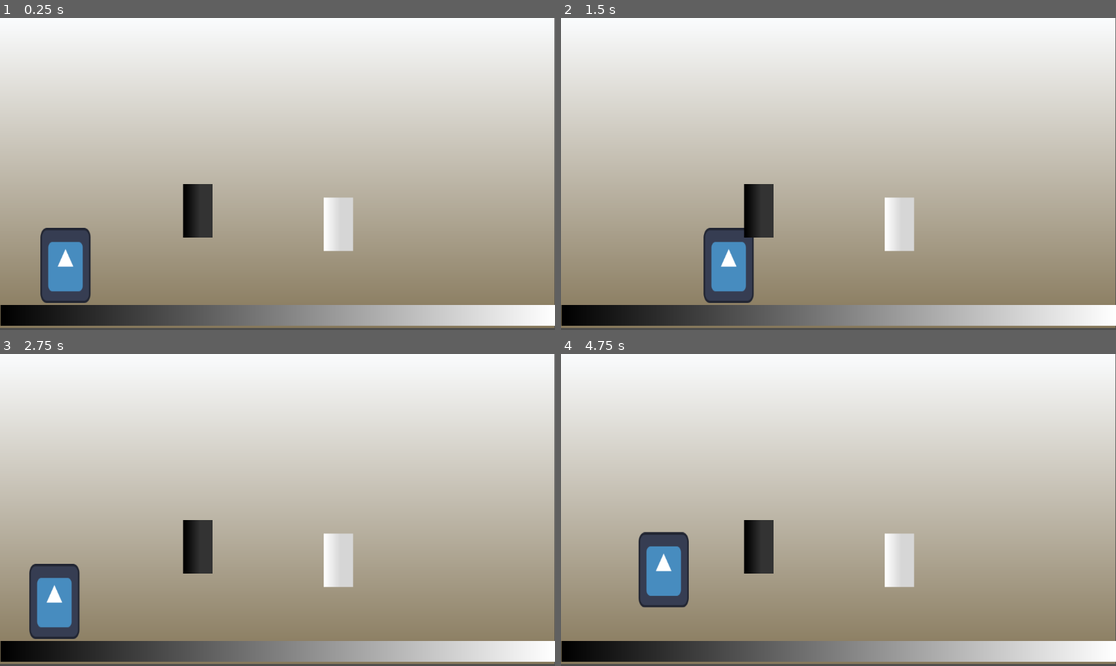
Above: before the commit, frames 1-4 (two rows, left to right).
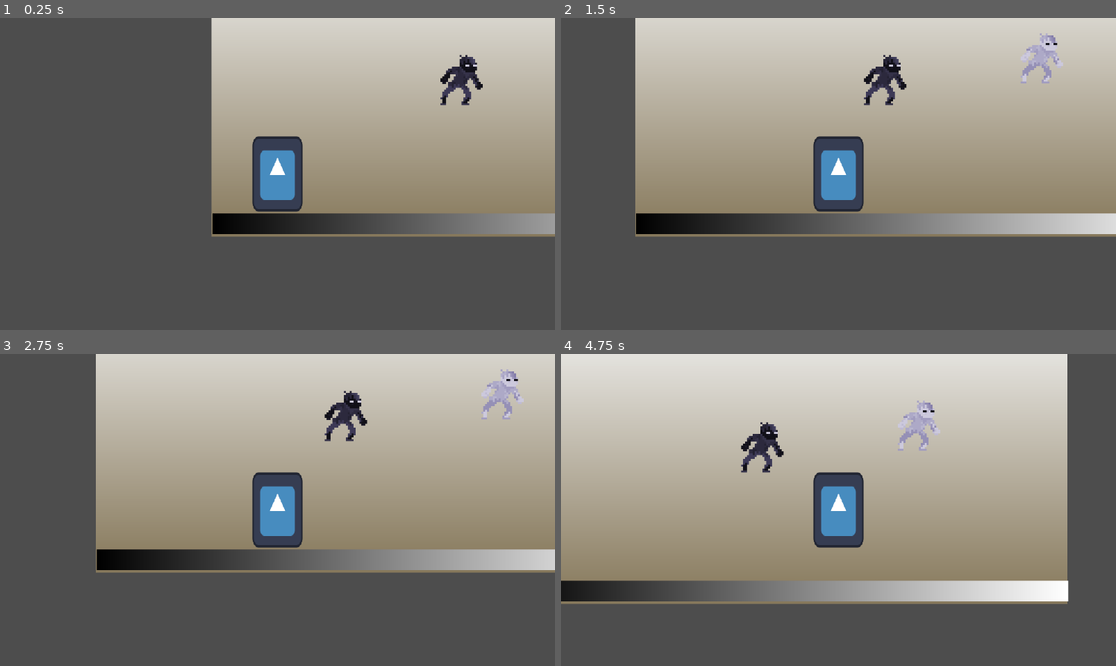
Above: after the commit, the same moments.

Repository: hugoc7/AbyssGameJam
Game: Godot game, scene res://levels/level1.tscn
Two runs of this game, one before a commit and one after it. Both use one fixed random seed, a clock stepped at 60 frames per second and the inputs below. The engine's default icon, where the game draws it, is replaced by a stand-in: a white triangle on a blue panel in a dark square.
Inputs:
- Up to frame 1 (0.25 s): no input
- Up to frame 2 (1.5 s): tap Enter (ui_accept) at 0.5, 0.77 s; hold Right (ui_right) from 0.53 s (still down)
- Up to frame 3 (2.75 s): tap Enter (ui_accept) at 1.52 s; release Right (ui_right) at 2.03 s; hold Left (ui_left) from 2.03 s (still down)
- Up to frame 4 (4.75 s): release Left (ui_left) at 2.78 s; hold Right (ui_right) 2.78-4.28 s; tap Enter (ui_accept) at 3.02, 3.77, 4.52 s; hold Left (ui_left) from 4.28 s (still down)

The runs differ from the first frame. In frame 1, 97% of the frame differs, in the area x 0-100%, y 0-100%; in frame 2, 96%; in frame 3, 96%; in frame 4, 97%.

Commit message:
camera follow player

Diff:
--- /dev/null
+++ b/camera/camera.gd
@@ -0,0 +1,7 @@
+extends Camera2D
+
+@export var target : Node2D = null
+
+func _process(delta):
+	if target:
+		position = target.position
--- a/enemy/enemy_contact.gd
+++ b/enemy/enemy_contact.gd
@@ -1,11 +1,11 @@
 @tool
-extends CharacterBody2D
+extends Area2D
 
 class_name EnemyContact
 
 @export var color = Enums.LightColor.WHITE
-@export var white_texture : Texture2D
-@export var black_texture : Texture2D
+@export var white_texture : Texture2D = null
+@export var black_texture : Texture2D = null
 
 func _ready():
 	if color == Enums.LightColor.WHITE:
--- a/enemy/enemy_contact.tscn
+++ b/enemy/enemy_contact.tscn
@@ -1,22 +1,24 @@
 [gd_scene load_steps=5 format=3 uid="uid://cbe8prr8x1r0m"]
 
 [ext_resource type="Script" path="res://enemy/enemy_contact.gd" id="1_51gnd"]
-[ext_resource type="Texture2D" uid="uid://ck84532qc52ls" path="res://enemy/enemy_contact_white.tres" id="2_pe5n6"]
-[ext_resource type="Texture2D" uid="uid://bvatoiqnavh1x" path="res://enemy/enemy_contact_black.tres" id="2_uw773"]
+[ext_resource type="Texture2D" uid="uid://cj5qks436wjqt" path="res://enemy/Zombie_Noir.png" id="3_gj8y7"]
+[ext_resource type="Texture2D" uid="uid://ipvh1uvbtbqm" path="res://enemy/Zombie_Blanc.png" id="4_a1kmb"]
 
 [sub_resource type="CapsuleShape2D" id="CapsuleShape2D_okoi0"]
-radius = 34.0
-height = 116.0
+radius = 44.0
+height = 102.0
 
-[node name="EnemyContact" type="CharacterBody2D"]
+[node name="EnemyContact" type="Area2D"]
+texture_filter = 1
 script = ExtResource("1_51gnd")
-white_texture = ExtResource("2_pe5n6")
-black_texture = ExtResource("2_uw773")
+white_texture = ExtResource("4_a1kmb")
+black_texture = ExtResource("3_gj8y7")
 
 [node name="CollisionShape2D" type="CollisionShape2D" parent="."]
+position = Vector2(0, 14)
 shape = SubResource("CapsuleShape2D_okoi0")
 
 [node name="Sprite2D" type="Sprite2D" parent="."]
-position = Vector2(-0.500003, -0.500004)
-scale = Vector2(0.238281, 111)
-texture = ExtResource("2_uw773")
+texture_filter = 1
+scale = Vector2(4, 4)
+texture = ExtResource("4_a1kmb")
--- a/game_manager/game_manager.gd
+++ b/game_manager/game_manager.gd
@@ -1,4 +1,7 @@
 extends Node
+
+@export var world_rect : Rect2 = Rect2(-2000, -2000, 4000, 4000)
+
 
 signal level_color_state_changed(color: Enums.LightColor)
 
@@ -23,3 +26,8 @@
 func _process(delta):
 	if Input.is_action_just_pressed("debug_switch_level_color"):
 		_switch_color()
+
+	# si le joueur sort du monde on le remet au spawn
+	if not world_rect.has_point($Player.position):
+		print_debug("Le joueur est sorti du monde. Replacer au spwan.")
+		$Player.position = $PlayerSpawn.position
--- a/levels/level1.tscn
+++ b/levels/level1.tscn
@@ -6,6 +6,7 @@
 [ext_resource type="Texture2D" uid="uid://chskkiuolcqd6" path="res://background/bkg_dark.tres" id="3_nmii0"]
 [ext_resource type="PackedScene" uid="uid://ck8o5v52wgvf6" path="res://player/player.tscn" id="4_4egl6"]
 [ext_resource type="PackedScene" uid="uid://cbe8prr8x1r0m" path="res://enemy/enemy_contact.tscn" id="5_mowys"]
+[ext_resource type="Script" path="res://camera/camera.gd" id="7_odr88"]
 
 [sub_resource type="RectangleShape2D" id="RectangleShape2D_w26nm"]
 size = Vector2(1152, 43)
@@ -17,6 +18,9 @@
 
 [node name="Level" type="Node2D"]
 script = ExtResource("1_et40t")
+
+[node name="PlayerSpawn" type="Marker2D" parent="."]
+position = Vector2(120, 390)
 
 [node name="Background" type="Sprite2D" parent="."]
 position = Vector2(575, 320.764)
@@ -44,8 +48,12 @@
 [node name="Enemy" type="Node" parent="."]
 
 [node name="EnemyContact" parent="Enemy" instance=ExtResource("5_mowys")]
-position = Vector2(411, 401)
+position = Vector2(843, 262)
+
+[node name="EnemyContact2" parent="Enemy" instance=ExtResource("5_mowys")]
+position = Vector2(518, 307)
 color = 1
 
-[node name="EnemyContact2" parent="Enemy" instance=ExtResource("5_mowys")]
-position = Vector2(703, 429)
+[node name="Camera" type="Camera2D" parent="." node_paths=PackedStringArray("target")]
+script = ExtResource("7_odr88")
+target = NodePath("../Player")
--- a/player/player.gd
+++ b/player/player.gd
@@ -6,7 +6,6 @@
 
 # Get the gravity from the project settings to be synced with RigidBody nodes.
 var gravity = ProjectSettings.get_setting("physics/2d/default_gravity")
-
 
 func _physics_process(delta):
 	# Add the gravity.
--- a/project.godot
+++ b/project.godot
@@ -26,3 +26,7 @@
 "events": [Object(InputEventKey,"resource_local_to_scene":false,"resource_name":"","device":-1,"window_id":0,"alt_pressed":false,"shift_pressed":false,"ctrl_pressed":false,"meta_pressed":false,"pressed":false,"keycode":0,"physical_keycode":67,"key_label":0,"unicode":99,"echo":false,"script":null)
 ]
 }
+
+[rendering]
+
+textures/canvas_textures/default_texture_filter=0
Not shown: 1 places in levels/level1.tscn that only renumber resources
